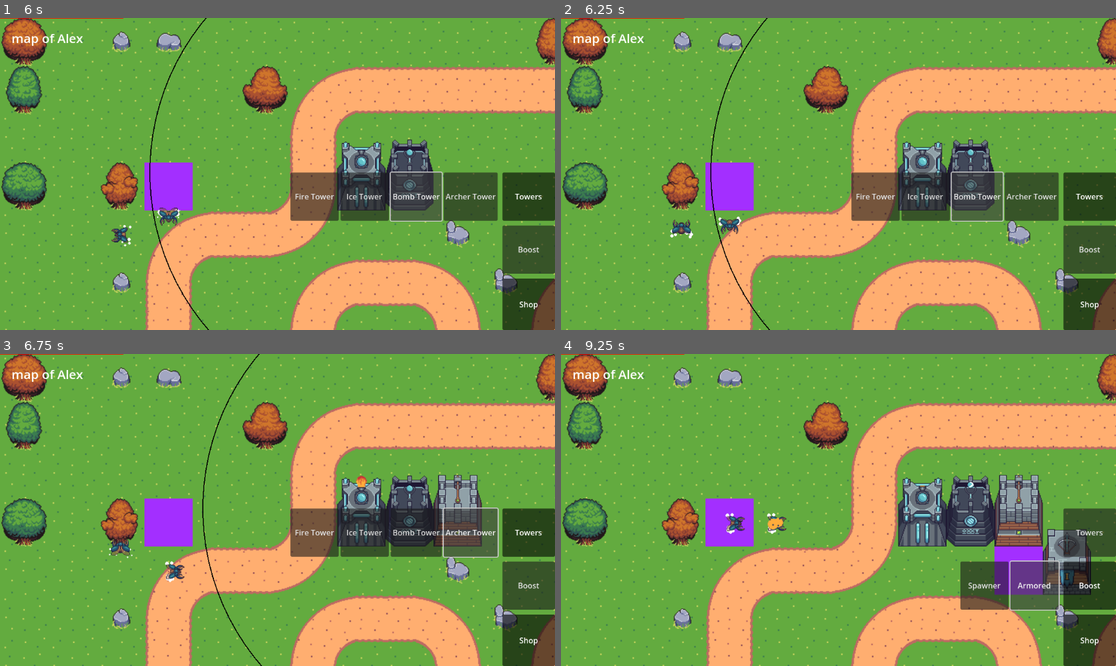
Above: before the commit, frames 1-4 (two rows, left to right).
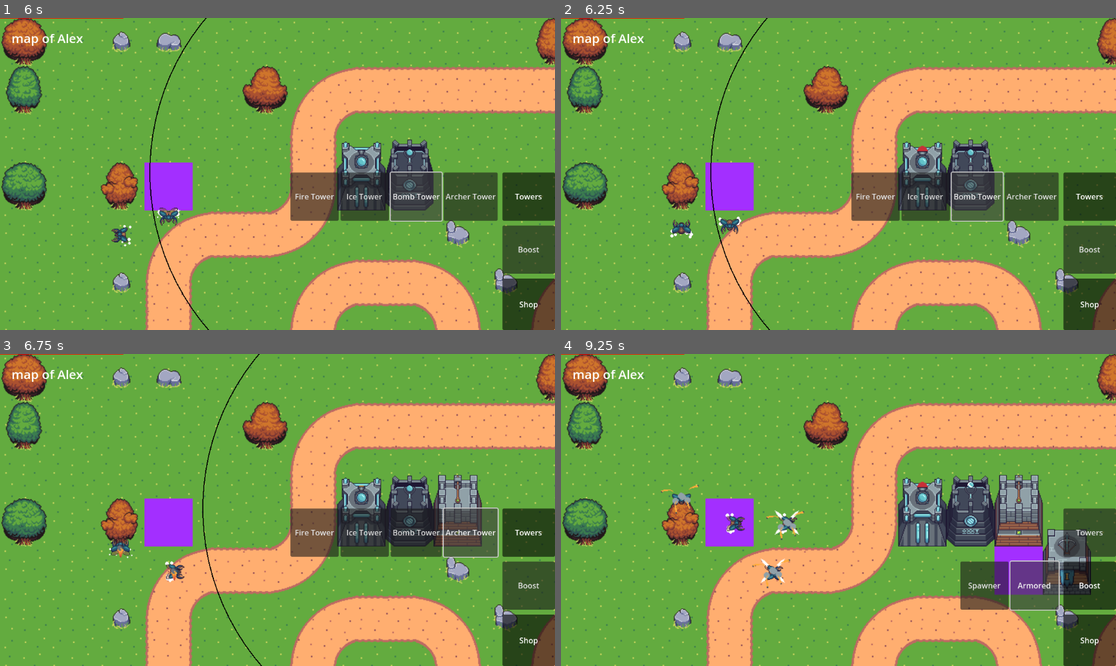
Above: after the commit, the same moments.

Repository: m-conti/melonjam2023
Game: Godot game, scene res://game.tscn
Two runs of this game, one before a commit and one after it. Both use one fixed random seed, a clock stepped at 60 frames per second and the inputs below.
Inputs (mouse positions are in pixels of both pictures, inside the frame that each line leads up to):
- Up to frame 1 (6 s): click (255, 155) at 0.52 s; type "Alex" at 0.6 s; click "Host" at 1.25 s; click "START!" at 2 s; click "Shop" at 2.75 s; click "Towers" at 3.5 s; click "Fire Tower" at 4.25 s; click "Ice Tower" at 5 s; click "Bomb Tower" at 5.75 s
- Up to frame 2 (6.25 s): no input
- Up to frame 3 (6.75 s): click "Archer Tower" at 6.5 s
- Up to frame 4 (9.25 s): click "Boost" at 7.25 s; click "Spawner" at 8 s; click "Armored" at 8.75 s

Frame 1 is identical in both runs. In frame 2, less than 0.1% of the frame differs, in the area x 64-67%, y 40-44%; in frame 3, 0.1%; in frame 4, 0.8%, in the area x 18-75%, y 40-76%.

Commit message:
fix anim bug

Diff:
--- a/Entities/Tower.gd
+++ b/Entities/Tower.gd
@@ -47,10 +47,10 @@
 func _on_animation_finished(enemies: Array):
 	for enemy in enemies:
 		if is_instance_valid(enemy):
-			on_enemy_hit(enemy)
 			var anim: Sprite2D = damage_animation.instantiate()
 			enemy.add_child(anim)
 			anim.get_node("AnimationPlayer").animation_finished.connect(func(x): anim.queue_free())
+			on_enemy_hit(enemy)
 
 
 func _on_timer_timeout():
@@ -80,7 +80,7 @@
 
 
 func anime_and_attack_enemies(enemies: Array):
-	$AnimationPlayer.play("Attack")
+	$AnimationPlayer.play("Attack", -1, 1.5 / attack_cooldown)
 	$AnimationPlayer.animation_finished.connect(func(x): _on_animation_finished(enemies), CONNECT_ONE_SHOT)
 
 
--- a/Towers/ArcherTower.tscn
+++ b/Towers/ArcherTower.tscn
@@ -28,7 +28,7 @@
 
 [node name="tower" instance=ExtResource("1_6unlv")]
 script = ExtResource("2_iq0s0")
-damage = 7
+damage = 10000
 attack_cooldown = 0.4
 damage_animation = ExtResource("3_8v1a2")
 
--- a/map.tscn
+++ b/map.tscn
@@ -145,7 +145,7 @@
 replication_config = SubResource("SceneReplicationConfig_dbbrf")
 
 [node name="MultiplayerSpawner" type="MultiplayerSpawner" parent="."]
-_spawnable_scenes = PackedStringArray("res://Entities/Spawner.tscn", "res://Enemies/Enemies/Zombie.tscn", "res://Towers/ArcherTower.tscn", "res://Towers/BombTower.tscn", "res://Towers/FireTower.tscn", "res://Towers/IceTower.tscn")
+_spawnable_scenes = PackedStringArray("res://Entities/Spawner.tscn", "res://Towers/ArcherTower.tscn", "res://Towers/BombTower.tscn", "res://Towers/FireTower.tscn", "res://Towers/IceTower.tscn")
 spawn_path = NodePath("../SyncContainer")
 
 [node name="SyncContainer" type="Node2D" parent="."]
